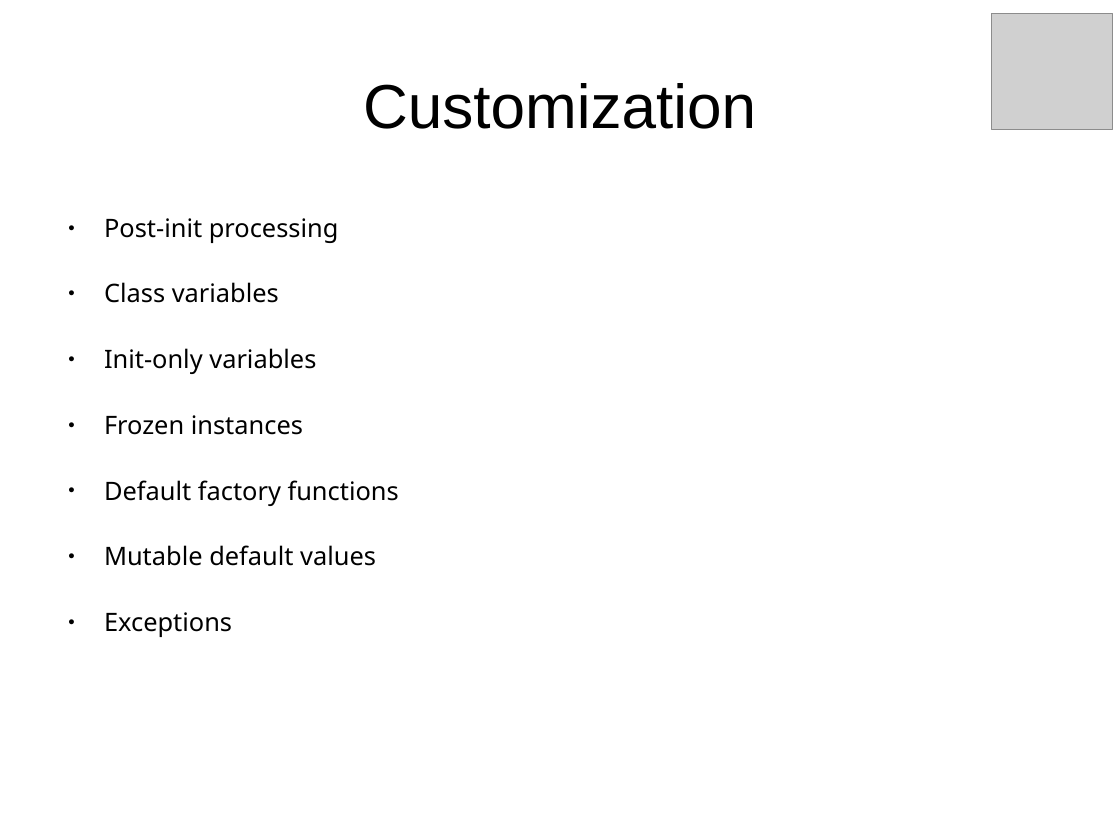
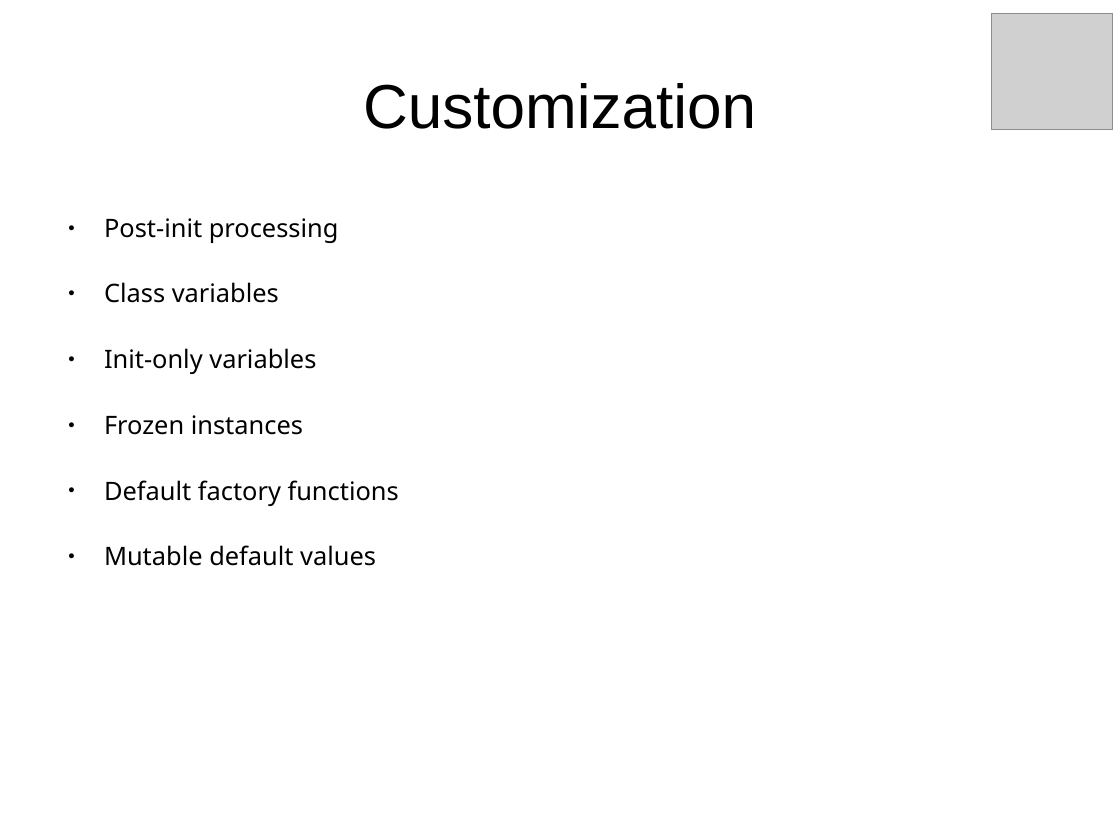
Before and after one commit to sdonapar/data_classes, a slide deck: slide 8 of bangpypers-092018_dataclasses.odp. Drawn at 1120x840 pixels with LibreOffice and Linux fonts; fonts in the diff are those of the drawing; grey boxes stand for pictures. Boxes give left, top, right and bottom in pixels: in the first picture for what was removed or moved away, otherwise in the second. Text is boxed around its words. In the diff, an @@ line names an element or a change of style, - is before the commit and + after.

Commit message:
updated slides and code for Pycon India 2108

```diff
--- a/bangpypers-092018_dataclasses.odp
+++ b/bangpypers-092018_dataclasses.odp
@@ text at (x1=104, y1=612, x2=232, y2=637): paragraph removed @@
-● Exceptions
```
Also in this commit, not shown: 32 other files.
